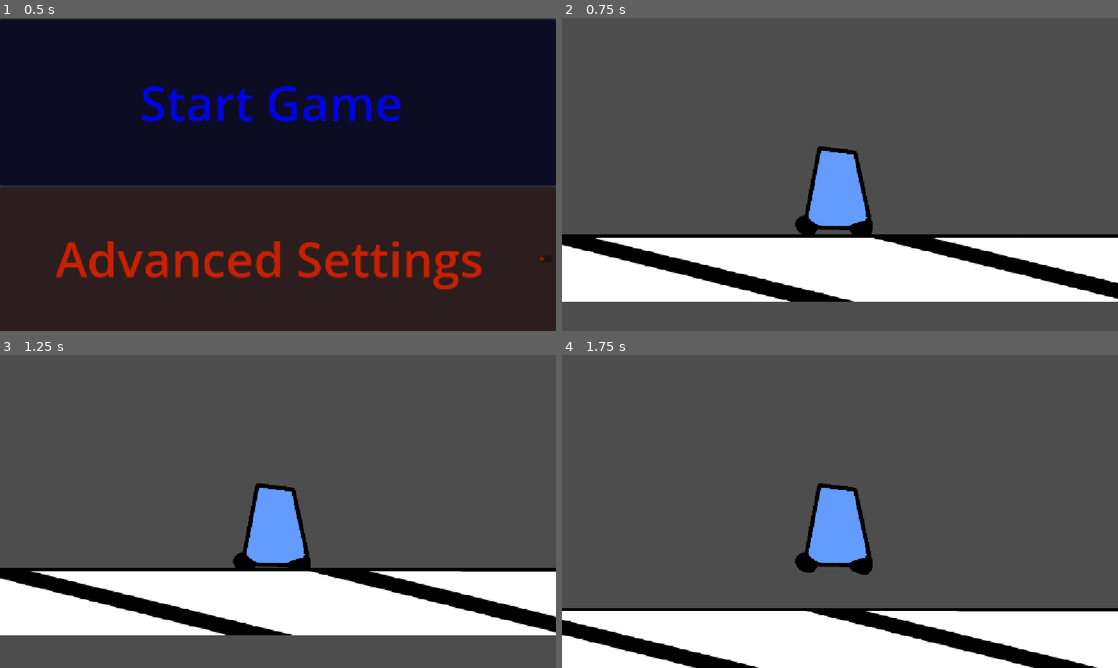
Above: before the commit, frames 1-4 (two rows, left to right).
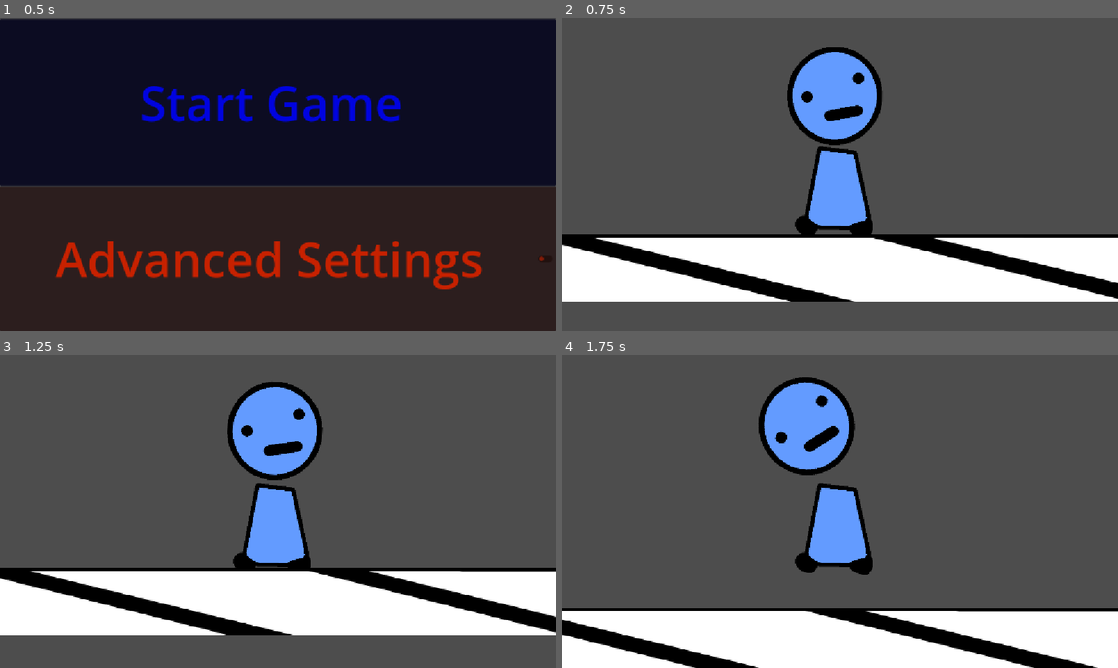
Above: after the commit, the same moments.

Repository: average4136/head-over-heels-game
Game: Godot game, scene res://Scenes/main_menu.tscn
Same seed, same stepped clock (60 frames per second), same inputs: the game is played once before the commit and once after it.
Inputs:
- Up to frame 1 (0.5 s): no input
- Up to frame 2 (0.75 s): click "Start Game" at 0.5 s
- Up to frame 3 (1.25 s): no input
- Up to frame 4 (1.75 s): tap Enter (ui_accept) at 1.25, 1.52 s; hold Right (ui_right) from 1.28 s (still down)

Frame 1 is identical in both runs. In frame 2, 4.2% of the frame differs, in the area x 40-58%, y 9-41%; in frame 3, 4.2%; in frame 4, 4.3%, in the area x 35-53%, y 7-39%.

Commit message:
bobble head guy!
moving character with floating bobble head, this with coded physics could be fairly promising

Diff:
--- a/Scenes/game.tscn
+++ b/Scenes/game.tscn
@@ -2,6 +2,7 @@
 
 [ext_resource type="PackedScene" uid="uid://ciivhu14qujp7" path="res://Scenes/player.tscn" id="1_ebmjs"]
 [ext_resource type="Texture2D" uid="uid://cpuxc7o6cfr1w" path="res://Assets/tile-for-tiling.png" id="2_qxrlw"]
+[ext_resource type="PackedScene" uid="uid://cvdhpb86ydlrh" path="res://Scenes/head.tscn" id="3_wrm1d"]
 
 [sub_resource type="WorldBoundaryShape2D" id="WorldBoundaryShape2D_5r6hy"]
 distance = -10.0
@@ -22,3 +23,13 @@
 position = Vector2(-402.5, 82)
 scale = Vector2(6.263672, 0.546875)
 texture = ExtResource("2_qxrlw")
+
+[node name="Head" parent="." unique_id=1858516502 instance=ExtResource("3_wrm1d")]
+position = Vector2(3, -251)
+
+[node name="DampedSpringJoint2D" type="DampedSpringJoint2D" parent="." unique_id=1649503852]
+position = Vector2(0, -169)
+node_a = NodePath("../Player")
+node_b = NodePath("../Head")
+length = 4.0
+stiffness = 64.0
--- /dev/null
+++ b/Scenes/head.tscn
@@ -0,0 +1,18 @@
+[gd_scene format=3 uid="uid://cvdhpb86ydlrh"]
+
+[ext_resource type="Texture2D" uid="uid://bipehp1n866uq" path="res://Assets/head.png" id="1_8w53r"]
+[ext_resource type="Script" uid="uid://3fn74cbcjfm7" path="res://Scripts/head.gd" id="1_dnf71"]
+
+[sub_resource type="CircleShape2D" id="CircleShape2D_53v2a"]
+radius = 100.005
+
+[node name="Head" type="RigidBody2D" unique_id=1858516502]
+gravity_scale = -1.621
+script = ExtResource("1_dnf71")
+
+[node name="Sprite2D" type="Sprite2D" parent="." unique_id=278416466]
+texture = ExtResource("1_8w53r")
+
+[node name="CollisionShape2D" type="CollisionShape2D" parent="." unique_id=2125934209]
+position = Vector2(-6, -12)
+shape = SubResource("CircleShape2D_53v2a")
--- a/Scenes/player.tscn
+++ b/Scenes/player.tscn
@@ -7,7 +7,7 @@
 radius = 52.0
 height = 174.0
 
-[node name="Player" type="CharacterBody2D" unique_id=2079875564]
+[node name="Player" type="CharacterBody2D" unique_id=1582449643]
 script = ExtResource("1_cvnsp")
 
 [node name="Body" type="Sprite2D" parent="." unique_id=1807789250]
--- /dev/null
+++ b/Scripts/head.gd
@@ -0,0 +1,11 @@
+extends RigidBody2D
+
+
+# Called when the node enters the scene tree for the first time.
+func _ready() -> void:
+	pass # Replace with function body.
+
+
+# Called every frame. 'delta' is the elapsed time since the previous frame.
+func _process(delta: float) -> void:
+	pass
Not shown, added: Scripts/head.gd.uid
